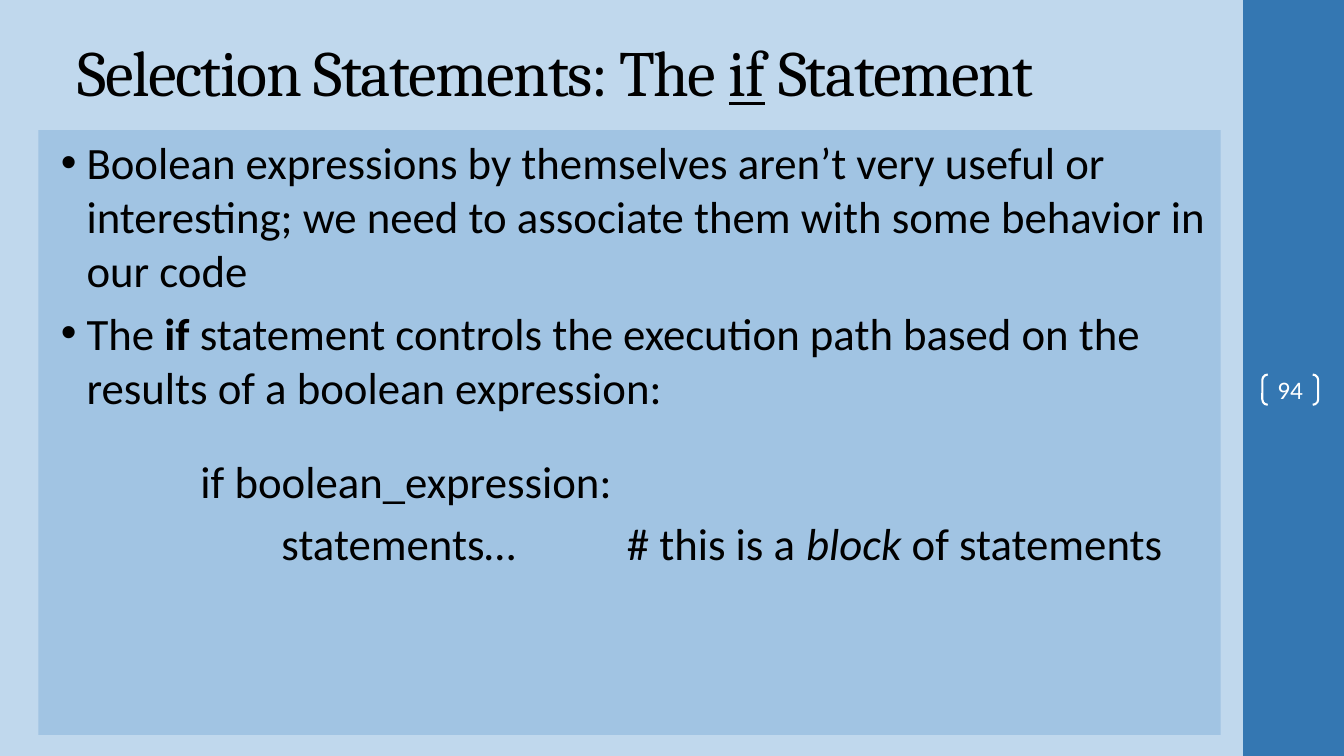
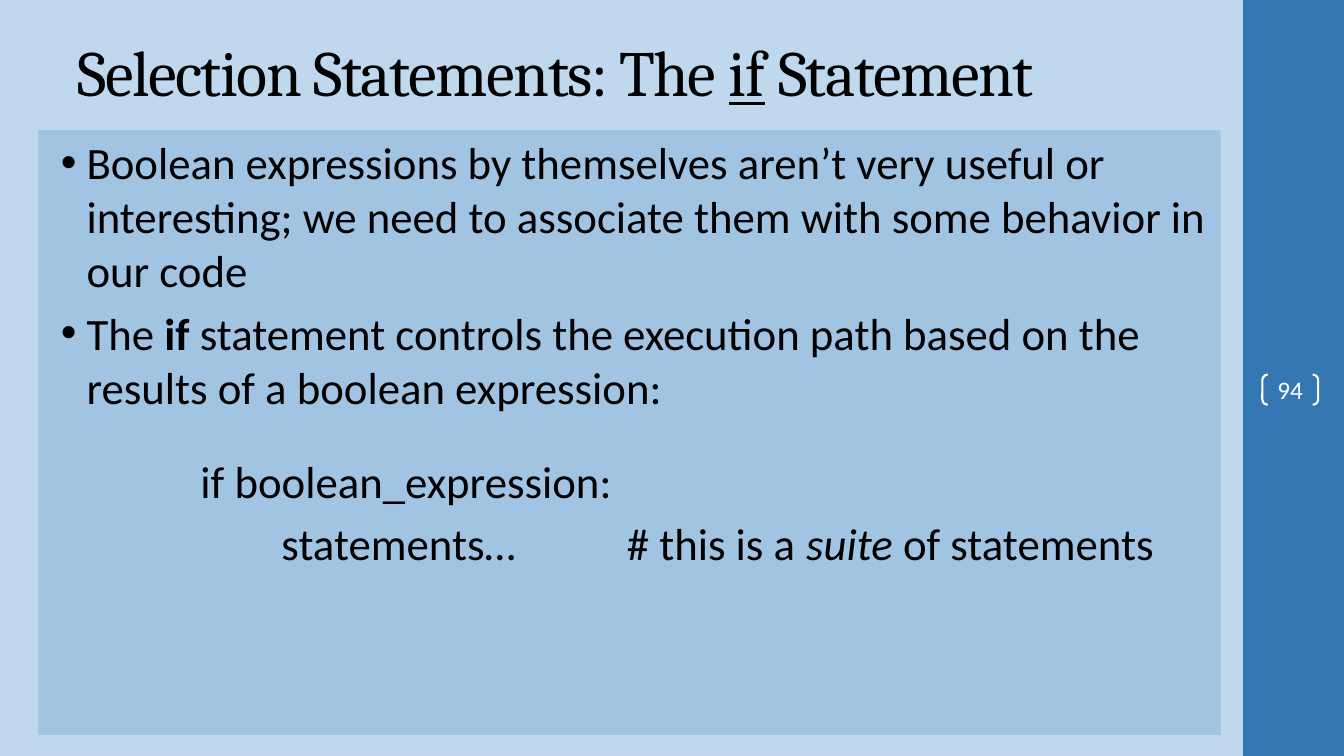
Before and after one commit to ProfSingletary/2023SpringNetworkScripting5Fridays, a slide deck: slide 94 of Day1.pptx. Drawn at 1344x756 pixels with LibreOffice and Linux fonts; fonts in the diff are those of the drawing; background and template pictures are left out. Boxes give left, top, right and bottom in pixels: in the first picture for what was removed or moved away, otherwise in the second. Text is boxed around its words. In the diff, an @@ line names an element or a change of style, - is before the commit and + after.

```diff
--- a/Day1.pptx
+++ b/Day1.pptx
@@ text at [281,529,1153,561]: text changed @@
-statements… # this is a block of statements
+statements… # this is a suite of statements
```
Also in this commit, not shown: 14 other slides changed, 2 other files.
